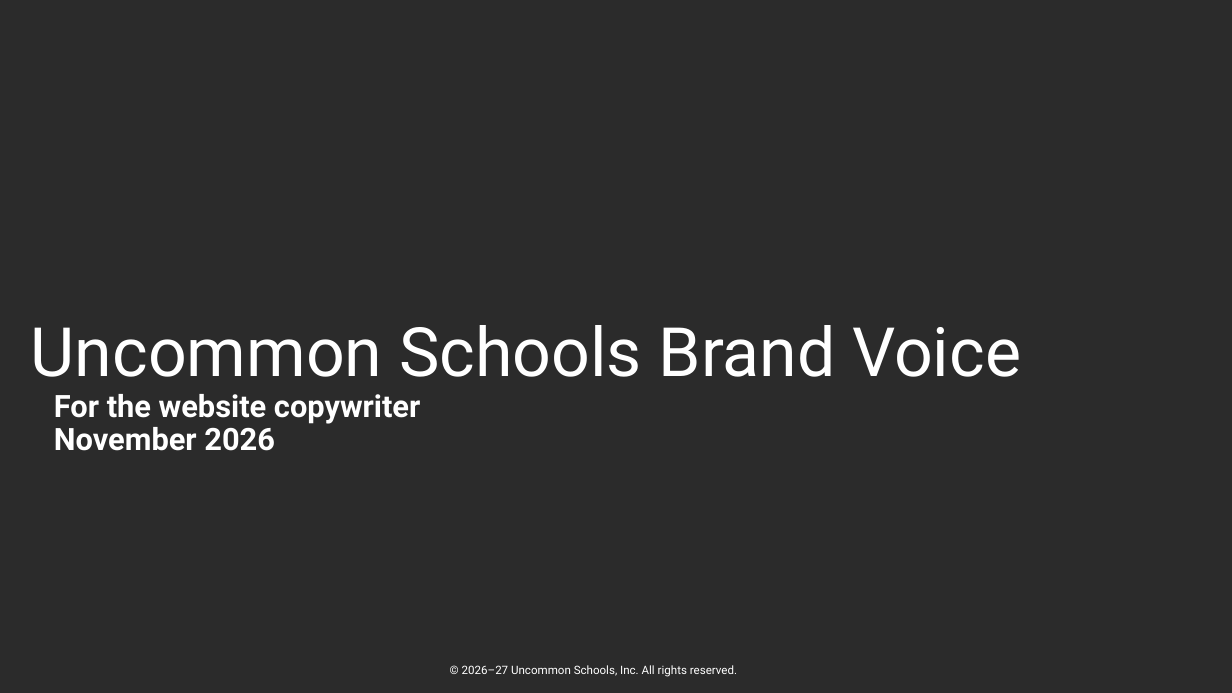
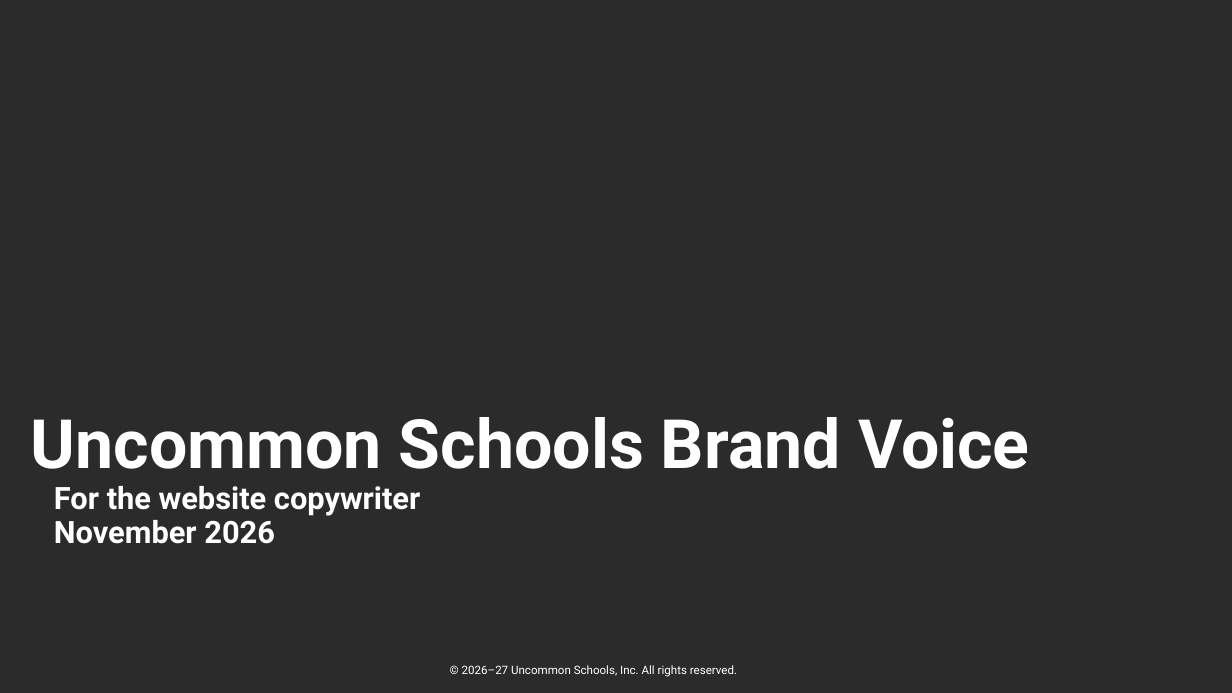
Before and after one commit to Uncommon-Schools/campaigns, a slide deck: slide 1 of website-redesign-2026/brand-voice/Uncommon Schools Brand Voice.pptx. Drawn at 1232x693 pixels with LibreOffice and Linux fonts; fonts in the diff are those of the drawing; background and template pictures are left out; a plain dark background stands for a picture behind light text. Boxes give left, top, right and bottom in pixels: in the first picture for what was removed or moved away, otherwise in the second. Text is boxed around its words. In the diff, an @@ line names an element or a change of style, - is before the commit and + after.

```diff
--- a/website-redesign-2026/brand-voice/Uncommon Schools Brand Voice.pptx
+++ b/website-redesign-2026/brand-voice/Uncommon Schools Brand Voice.pptx
@@ text "Uncommon Schools Brand Voice" moved from (x1=31, y1=325, x2=1021, y2=451) to (x1=31, y1=417, x2=1030, y2=544) @@
@@ text at (x1=31, y1=417, x2=1030, y2=469): bold on in "Uncommon Schools Brand Voice" @@
```
Also in this commit, not shown: 2 other slides changed, 2 other files.
